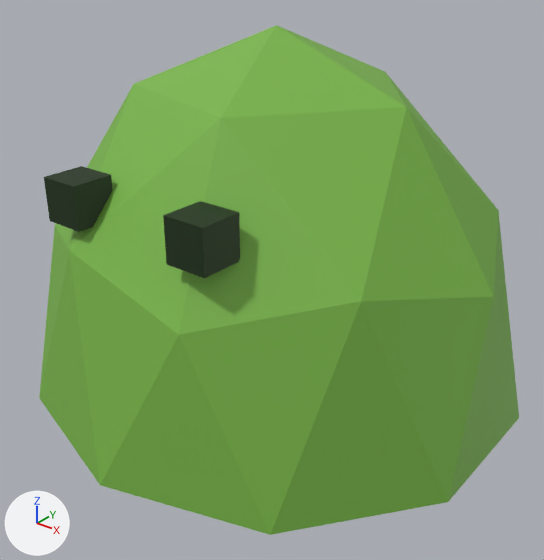
A saved change to the glTF model godot/assets/models/slime.glb.
One viewpoint serves both versions: a 50 mm lens placed at (1.223, -1.547, 1.249), pointed at (0.041, -0.07, 0.333). The lights are fixed; the arrows at lower left show +X, +Y and +Z. The older version comes first. Vertices at exactly the same position are counted once.

Objects in the first picture: 'Slime_Body', 'Slime_Eye_1', 'Slime_Eye_2'.
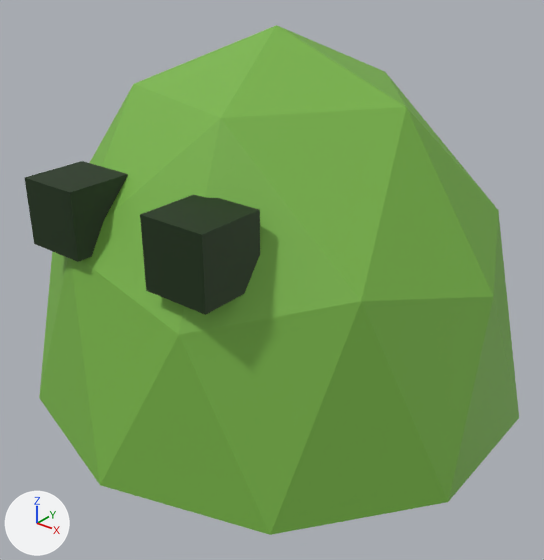
Pixel boxes (x1, y1, x2, y2) of what changed, in the pictures (544 x 560 px):
'Slime_Eye_2', moved, rescaled (55% wider, 55% taller): before (163, 201, 240, 278); after (140, 195, 260, 315)
'Slime_Eye_1', reshaped, moved (49% wider, 52% taller): before (44, 166, 113, 232); after (25, 161, 128, 262)

Patch to the scene script:
```diff
--- a/godot/assets/models/slime.glb.py
+++ b/godot/assets/models/slime.glb.py
@@ me_立方体 @@
 # used by ob_slime_eye_1; location = (-0.2, -0.501, 0.64)
-me_立方体.from_pydata(...)  # 8 vertices, 12 faces; spans x -0.055..0.055, y -0.055..0.055, z -0.055..0.055
-me_立方体.vertices[0].co = (-0.055, -0.055, -0.055)  # pixel (49, 221)
-me_立方体.vertices[1].co = (-0.055, -0.055, 0.055)  # pixel (43, 177)
-me_立方体.vertices[2].co = (-0.055, 0.055, -0.055)
-me_立方体.vertices[3].co = (-0.055, 0.055, 0.055)  # pixel (81, 166)
-me_立方体.vertices[4].co = (0.055, -0.055, -0.055)  # pixel (78, 231)
-me_立方体.vertices[5].co = (0.055, -0.055, 0.055)  # pixel (73, 186)
-me_立方体.vertices[6].co = (0.055, 0.055, -0.055)
-me_立方体.vertices[7].co = (0.055, 0.055, 0.055)  # pixel (111, 174)
+me_立方体.from_pydata(...)  # 8 vertices, 12 faces; spans x -0.084..0.084, y -0.084..0.084, z -0.084..0.084
+# me_立方体 part 1
+me_立方体.vertices[0].co = (-0.084, -0.084, -0.084)  # pixel (34, 243)
+me_立方体.vertices[1].co = (-0.084, -0.084, 0.084)  # pixel (24, 177)
+me_立方体.vertices[2].co = (-0.084, 0.084, -0.084)
+me_立方体.vertices[3].co = (-0.084, 0.084, 0.084)  # pixel (82, 161)
+me_立方体.vertices[4].co = (0.084, -0.084, -0.084)  # pixel (78, 261)
+me_立方体.vertices[5].co = (0.084, -0.084, 0.084)  # pixel (69, 192)
+me_立方体.vertices[6].co = (0.084, 0.084, -0.084)
+me_立方体.vertices[7].co = (0.084, 0.084, 0.084)  # pixel (127, 174)
 me_立方体.materials.append(mat_a3_slimeeye)
@@ me_立方体_001 @@
 # used by ob_slime_eye_2; location = (0.2, -0.501, 0.64)
-me_立方体_001.from_pydata(...)  # 8 vertices, 12 faces; spans x -0.055..0.055, y -0.055..0.055, z -0.055..0.055
+me_立方体_001.from_pydata(...)  # 8 vertices, 12 faces; spans x -0.0863..0.0863, y -0.0863..0.0863, z -0.0863..0.0863
+# me_立方体_001 part 2: the whole mesh is scaled about its middle by 1.57
 me_立方体_001.materials.append(mat_a3_slimeeye)
@@ ob_slime_eye_1 @@
 ob_slime_eye_1 = bpy.data.objects.new('Slime_Eye_1', me_立方体)
-ob_slime_eye_1.location = (-0.2, -0.501, 0.64)
+ob_slime_eye_1.location = (-0.198, -0.505, 0.613)
@@ ob_slime_eye_2 @@
 ob_slime_eye_2 = bpy.data.objects.new('Slime_Eye_2', me_立方体_001)
-ob_slime_eye_2.location = (0.2, -0.501, 0.64)
+ob_slime_eye_2.location = (0.202, -0.505, 0.614)
```
